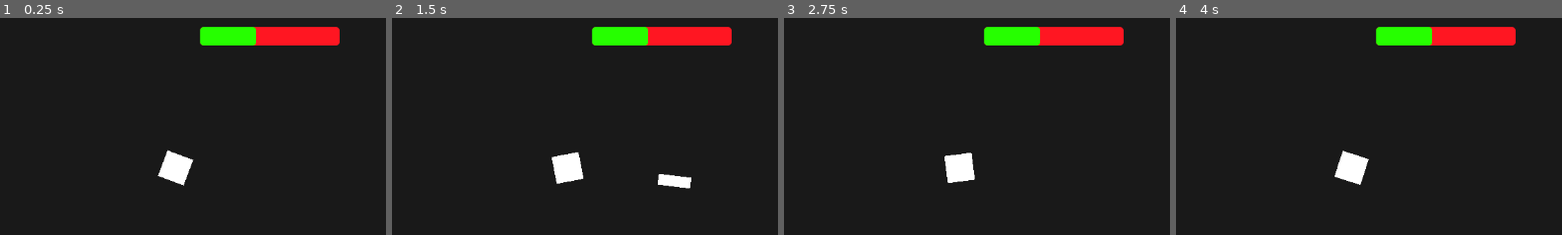
Above: before the commit, frames 1-4 (left to right).
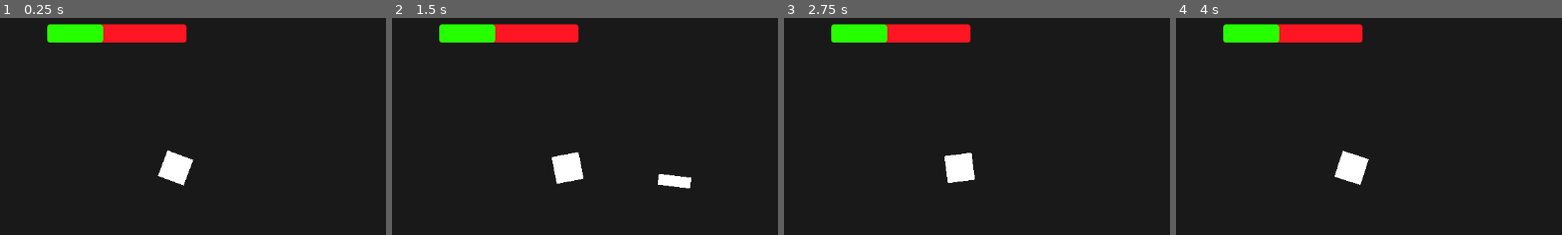
Above: after the commit, the same moments.

Repository: Rng2MAGS/DT--Project-WORTH-MY-ENTIRE-GRADE
Game: Godot game, scene res://scenes/background.tscn
The game is run twice, just before and just after one commit, with the same random seed, the same clock (stepped at 60 frames per second) and the same inputs.
Inputs (mouse positions are % of the whole screen's width and height, from its top left):
- Up to frame 1 (0.25 s): no input
- Up to frame 2 (1.5 s): tap Enter at 0.5 s; move the mouse to (73, 44) at 0.52 s; tap Space at 1.25 s; move the mouse to (31, 54) at 1.27 s
- Up to frame 3 (2.75 s): move the mouse to (61, 27) at 2.02 s
- Up to frame 4 (4 s): move the mouse to (46, 70) at 2.77 s; tap Enter at 3.5 s; move the mouse to (81, 65) at 3.52 s
The pictures show only the part of the screen within x 6-56%, y 0-50%; the shares and areas given below are measured in that part.

The runs differ from the first frame. In frame 1, 6.2% of the frame differs, in the area x 12-89%, y 2-13%; in frame 2, 6.2%; in frame 3, 6.2%; in frame 4, 6.2%.
Error after the commit: Cannot call method 'instantiate' on a null value. (res://scripts/asteroid.gd:16)

Commit message:
10
attempting to get asteroid movement

Diff:
--- a/project-worth--my-whole-grade/bullet2.tscn
+++ b/project-worth--my-whole-grade/bullet2.tscn
@@ -1,6 +1,6 @@
 [gd_scene format=3 uid="uid://dtsvyufeqn2qv"]
 
-[ext_resource type="Script" uid="uid://deha1it3hlwi4" path="res://area_2d.gd" id="1_7v8cf"]
+[ext_resource type="Script" uid="uid://deha1it3hlwi4" path="res://scripts/area_2d.gd" id="1_7v8cf"]
 
 [sub_resource type="RectangleShape2D" id="RectangleShape2D_rtl8c"]
 size = Vector2(48, 16)
--- /dev/null
+++ b/project-worth--my-whole-grade/main_menu.tscn
@@ -0,0 +1,39 @@
+[gd_scene format=3 uid="uid://dccxr5x6m4gr5"]
+
+[ext_resource type="Script" uid="uid://ts0vhknt5lue" path="res://scripts/menu_screen.gd" id="1_06t4h"]
+
+[node name="Control" type="Control" unique_id=2057137664]
+layout_mode = 3
+anchors_preset = 15
+anchor_right = 1.0
+anchor_bottom = 1.0
+grow_horizontal = 2
+grow_vertical = 2
+script = ExtResource("1_06t4h")
+
+[node name="PanelContainer" type="PanelContainer" parent="." unique_id=295202435]
+layout_mode = 0
+offset_right = 40.0
+offset_bottom = 40.0
+
+[node name="VBoxContainer" type="VBoxContainer" parent="PanelContainer" unique_id=1329535540]
+layout_mode = 2
+
+[node name="Start" type="Button" parent="PanelContainer/VBoxContainer" unique_id=1166032494]
+layout_mode = 2
+text = "Play"
+icon_alignment = 1
+
+[node name="Settings" type="Button" parent="PanelContainer/VBoxContainer" unique_id=356437428]
+layout_mode = 2
+text = "Settings"
+icon_alignment = 1
+
+[node name="Quit" type="Button" parent="PanelContainer/VBoxContainer" unique_id=16796677]
+layout_mode = 2
+text = "Quit Game"
+icon_alignment = 1
+
+[connection signal="pressed" from="PanelContainer/VBoxContainer/Start" to="." method="_play"]
+[connection signal="pressed" from="PanelContainer/VBoxContainer/Settings" to="." method="_settings"]
+[connection signal="pressed" from="PanelContainer/VBoxContainer/Quit" to="." method="_quit_game"]
--- a/project-worth--my-whole-grade/scenes/ship.tscn
+++ b/project-worth--my-whole-grade/scenes/ship.tscn
@@ -95,10 +95,10 @@
 player_health = NodePath("ProgressBar")
 
 [node name="ProgressBar" type="ProgressBar" parent="." unique_id=1051990565]
-offset_left = 36.0
-offset_top = -207.0
-offset_right = 240.0
-offset_bottom = -180.0
+offset_left = -188.0
+offset_top = -211.0
+offset_right = 16.0
+offset_bottom = -184.0
 theme_override_styles/background = SubResource("StyleBoxFlat_03b2l")
 theme_override_styles/fill = SubResource("StyleBoxFlat_q631a")
 max_value = 5.0
--- a/project-worth--my-whole-grade/scripts/asteroid.gd
+++ b/project-worth--my-whole-grade/scripts/asteroid.gd
@@ -4,18 +4,16 @@
 
 @export var player: CharacterBody2D
 @export var asteroid: CharacterBody2D
+
 const speed = 300.0
 var health: int = 100
 var damage: int = 20
+var asteroid_scene: PackedScene
 
 
 # Called when the node enters the scene tree for the first time.
 func _ready() -> void:
-	pass
-
-# Called every frame. 'delta' is the elapsed time since the previous frame.
-func _physics_process(_delta: float) -> void:
-	pass
+	var asteroid = asteroid_scene.instantiate()
 
 func take_damage() -> void:
 	if health > 0:
--- /dev/null
+++ b/project-worth--my-whole-grade/scripts/menu_screen.gd
@@ -0,0 +1,14 @@
+extends Control
+
+
+func _play() -> void:
+		get_tree().call_deferred("change_scene_to_file", "res://scenes/background.tscn")
+
+
+
+func _settings() -> void:
+		get_tree().call_deferred("change_scene_to_file", "res://scenes/background.tscn")
+
+
+func _quit_game() -> void:
+	get_tree().quit()
--- /dev/null
+++ b/project-worth--my-whole-grade/settings.tscn
@@ -0,0 +1,28 @@
+[gd_scene format=3 uid="uid://cpn0quyq6ffid"]
+
+[node name="Control" type="Control" unique_id=1266065158]
+layout_mode = 3
+anchors_preset = 0
+
+[node name="PanelContainer" type="PanelContainer" parent="." unique_id=1603392459]
+layout_mode = 0
+offset_right = 40.0
+offset_bottom = 40.0
+
+[node name="VBoxContainer" type="VBoxContainer" parent="PanelContainer" unique_id=1798492409]
+layout_mode = 2
+
+[node name="Button" type="Button" parent="PanelContainer/VBoxContainer" unique_id=1566321396]
+layout_mode = 2
+
+[node name="Button2" type="Button" parent="PanelContainer/VBoxContainer" unique_id=544671737]
+layout_mode = 2
+
+[node name="Button3" type="Button" parent="PanelContainer/VBoxContainer" unique_id=1833903087]
+layout_mode = 2
+
+[node name="Button4" type="Button" parent="PanelContainer/VBoxContainer" unique_id=1472825084]
+layout_mode = 2
+
+[node name="Button5" type="Button" parent="PanelContainer/VBoxContainer" unique_id=1279155550]
+layout_mode = 2
Renamed: project-worth--my-whole-grade/area_2d.gd -> project-worth--my-whole-grade/scripts/area_2d.gd
Renamed: project-worth--my-whole-grade/area_2d.gd.uid -> project-worth--my-whole-grade/scripts/area_2d.gd.uid
Not shown, added: project-worth--my-whole-grade/scripts/menu_screen.gd.uid
